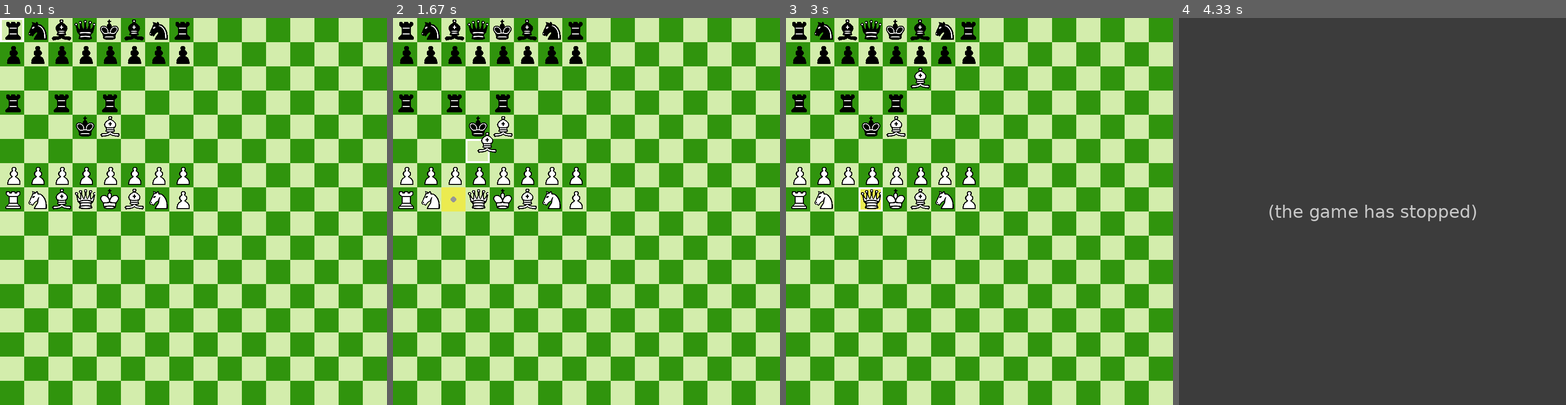
Above: before the commit, frames 1-4 (left to right).
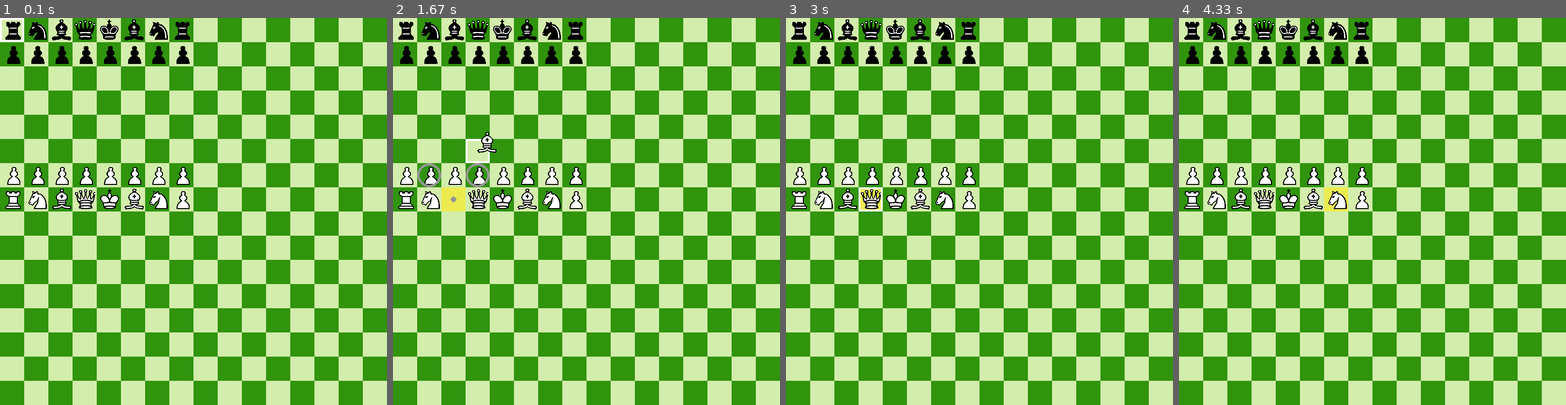
Above: after the commit, the same moments.

Repository: DanielMerlini21/Pygame
Game: pygame game, started from Chess/Main.py
Two runs of this game, one before a commit and one after it. Both use one fixed random seed, a clock stepped at 60 frames per second and the inputs below.
Inputs (mouse positions are in pixels of both pictures, inside the frame that each line leads up to):
- Up to frame 1 (0.1 s): no input
- Up to frame 2 (1.67 s): move the mouse to (571, 226) at 0.37 s; move the mouse to (466, 153) at 0.87 s; click (447, 199) at 1.22 s; press the mouse at (447, 199) at 1.53 s; move the mouse to (485, 141) at 1.63 s
- Up to frame 3 (3 s): release the mouse at (917, 83) at 1.77 s; press the mouse at (840, 199) at 1.87 s; move the mouse to (971, 199) at 1.97 s; release the mouse at (1099, 203) at 2.1 s; click (855, 161) at 2.22 s; press the mouse at (855, 161) at 2.53 s; move the mouse to (871, 219) at 2.63 s; release the mouse at (886, 281) at 2.77 s; click (867, 188) at 2.88 s
- Up to frame 4 (4.33 s): click (1287, 180) at 3.25 s; click (1333, 196) at 3.72 s; press the mouse at (1333, 196) at 4.03 s; move the mouse to (1387, 269) at 4.13 s; release the mouse at (1442, 339) at 4.27 s

The runs differ from the first frame. In frame 1, 0.7% of the frame differs, in the area x 1-31%, y 19-31%; in frame 2, 0.9%; in frame 3, 1.0%; in frame 4, 100%, in the area x 0-100%, y 0-100%.
Error before the commit: TypeError: 'NoneType' object is not iterable (Main.py line 313); the game stopped at 3.72 s (later frames are placeholders)

Commit message:
Add files via upload

Diff:
--- a/Chess/Main.py
+++ b/Chess/Main.py
@@ -1,8 +1,12 @@
+#  use a bitboard as the board
+#  https://towardsdatascience.com/dissecting-stockfish-part-1-in-depth-look-at-a-chess-engine-7fddd1d83579
+
 # imports the modules
 
 import pygame
 import os
 import copy
+from itertools import product
 
 # game settings
 
@@ -27,12 +31,15 @@
 WIDTH_IN_TILES = int(WIDTH / TILE_SIZE)
 HEIGHT_IN_TILES = int(HEIGHT / TILE_SIZE)
 
+# pieces and values
+values = {"Queen": 9, "Rook": 5, "Bishop": 3, "Knight": 3, "Pawn": 1}
+
 # variables
 board_pieces_names = [["BRook", "BKnight", "BBishop", "BQueen", "BKing", "BBishop", "BKnight", "BRook"],
                       ["BPawn", "BPawn", "BPawn", "BPawn", "BPawn", "BPawn", "BPawn", "BPawn"],
                       [" ", " ", " ", " ", " ", " ", " ", " "],
-                      ["BRook", " ", "BRook", " ", "BRook", " ", " ", " "],
-                      [" ", " ", " ", "BKing", "WBishop", " ", " ", " "],
+                      [" ", " ", " ", " ", " ", " ", " ", " "],
+                      [" ", " ", " ", " ", " ", " ", " ", " "],
                       [" ", " ", " ", " ", " ", " ", " ", " "],
                       ["WPawn", "WPawn", "WPawn", "WPawn", "WPawn", "WPawn", "WPawn", "WPawn"],
                       ["WRook", "WKnight", "WBishop", "WQueen", "WKing", "WBishop", "WKnight", "WPawn"]]
@@ -62,40 +69,82 @@
         return None, None, None
 
 
-def move_diagonal(lis, x, y, end_x):
+def move_diagonal(lis, start_x, start_y, index_x, direction="right to left", index=0):
+    print("DIAGONAL")
     free_spaces = []
     free_spaces_real = []
-    index = 0
+    captured = []
+    can_take = True
+    print(f"index {index}")
     for tile in lis:
+        print(f"tile {tile} lis {lis} free space {free_spaces} captured {captured} can take {can_take}")
+        if direction == "left to right":
+            x = start_x + index
+            y = start_y + index
+        if direction == "right to left":
+            x = start_x - index
+            y = start_y + index
+            free_spaces_real.append([x, y])
         if tile == " ":
-            free_spaces_real.append([end_x - index, y + index])
-            free_spaces.append([index, y])
-        elif free_spaces:
-            if free_spaces[0][0] <= x <= free_spaces[-1][0]:
-                break
-            else:
-                free_spaces = []
+            print("EMPTY TILE")
+            free_spaces_real.append([x, y])
+            free_spaces.append([index, start_y])
+        else:
+            try:
+                if free_spaces[0][0] <= index_x <= free_spaces[-1][0]:
+                    print("DONE")
+                    captured.append([x, y])
+                    break
+                else:
+                    raise IndexError
+            except IndexError:
+                print("RESET")
                 free_spaces_real = []
+                free_spaces = []  # set again if piece not inside
+                captured = []
+                can_take = True
+            if can_take:
+                print("TAKEN")
+                captured.append([x, y])
+                can_take = False
         index += 1
-    if [x, y] in free_spaces:
-        return free_spaces_real
+    print(f"{free_spaces_real} captured {captured}")
+    if [index_x, start_y] in free_spaces or len(free_spaces_real) == 0:
+        free_spaces_real = free_spaces_real + captured
+        return free_spaces_real, captured
 
 
 def move_vertical_horizontal(lis, x, y, direction="horizontal", index=0):
     free_spaces = []  # create list
-    print(lis)
+    captured = []
+    can_take = True
+    print(f"index {index}")
     for tile in lis:  # loops through
-        print(tile)
+        print(f"tile {tile} lis {lis} free space {free_spaces} captured {captured} can take {can_take}")
         if tile == " ":  # if empty add x and y
+            print("EMPTY TILE")
             free_spaces.append([index, y])
-            print(free_spaces)
-        elif free_spaces:  # if piece and not empty
-            if free_spaces[0][0] <= x <= free_spaces[-1][0]:  # check if its inside
-                break
-            else:
-                free_spaces = [] # set again if piece not inside
-        index += 1  # add 1 to index
+        else:  # if piece and not empty
+            try:
+                if free_spaces[0][0] <= x <= free_spaces[-1][0]:  # check if its inside
+                    captured.append([index, y])
+                    break
+                else:
+                    raise IndexError
+            except IndexError:
+                print("RESET")
+                captured = []
+                free_spaces = []  # set again if piece not inside
+                can_take = True
+            if can_take:
+                captured.append([index, y])
+                can_take = False
+        index += 1   # add 1 to index
     print(f"free spaces {free_spaces}")
+    free_spaces = free_spaces + captured
+    print(f"can capture {captured}")
+    #  free_spaces.insert(0, [free_spaces[0][0] - 1, free_spaces[0][1]])
+    #  free_spaces.append([free_spaces[-1][0] + 1, free_spaces[-1][1]])
     if not free_spaces:
         return free_spaces
     if [x, y] in free_spaces:  # check if value in free spaces
@@ -105,7 +154,8 @@
                 cor = cor[::-1]
                 free2.append(cor)
             free_spaces = free2
-        return free_spaces  # return
+        start = len(free_spaces) - len(captured)
+        return free_spaces, free_spaces[start::]  # return
 
 
 def where_piece_can_move(piece, pos, board):
@@ -113,6 +163,7 @@
     row = board[pos[1]]
     diagonal = []
     index_x = 0
+    index_x1 = 0
     # create collum
     for y in range(0, 8):
         collum.append(board[y][pos[0]])
@@ -134,35 +185,99 @@
                 break
         except IndexError:
             break
-
+    # create diagonal
+    diagonal1 = []
+    start_y1 = pos[1] - pos[0]
+    if start_y1 < 0:
+        start_y1 = 0
+    start_x1 = pos[0] - pos[1]
+    if start_x1 < 0:
+        start_x1 = 0
+    start_x_copy1 = start_x1
+    counter1 = 0
+    for y in range(start_y1, 100):
+        try:
+            diagonal1.append(board[y][start_x1])
+            if start_x1 == pos[0]:
+                index_x1 = counter1
+            start_x1 += 1
+            counter1 += 1
+            if start_x1 > 7:
+                break
+        except IndexError:
+            break
     if piece.NAME[1::] == "Rook":
-        y = move_vertical_horizontal(row, pos[0], pos[1])
-        x = move_vertical_horizontal(collum, pos[1], pos[0], "vertical")
-        return x + y
+        y, cap = move_vertical_horizontal(row, pos[0], pos[1])
+        x, cap1 = move_vertical_horizontal(collum, pos[1], pos[0], "vertical")
+        return x + y, cap + cap1
     elif piece.NAME[1::] == "Queen":
-        y = move_vertical_horizontal(row, pos[0], pos[1])
-        x = move_vertical_horizontal(collum, pos[1], pos[0], "vertical")
-        return x + y
+        # move up and down and diagonal
+        y, cap = move_vertical_horizontal(row, pos[0], pos[1])
+        x, cap1 = move_vertical_horizontal(collum, pos[1], pos[0], "vertical")
+        d1, cap2 = move_diagonal(diagonal, start_x_copy, start_y, index_x)
+        d2, cap3 = move_diagonal(diagonal1,  start_x_copy1, start_y1, index_x1, "left to right")
+        return x + y + d1 + d2, cap + cap1 + cap2 + cap3
     elif piece.NAME[1::] == "King":
-        row = row[(pos[0] - 1):(pos[0] + 2)]
-        collum = collum[(pos[1] - 1):(pos[1] + 2)]
-        y = move_vertical_horizontal(row, pos[0], pos[1], "horizontal", pos[0] - 1)  # starts at the minus pos
-        x = move_vertical_horizontal(collum, pos[1], pos[0], "vertical", pos[1] - 1)  # starts at the minus pos
-        return x + y
+        print(f"collum {collum} row {row}")
+        row = row[max(0, pos[0] - 1):min(7, pos[0] + 2)]
+        collum = collum[max(0, pos[1] - 1):min(8, pos[1] + 2)]
+        print(f"collum {collum} start {max(0, pos[1] - 1)} : end {min(8, pos[1] + 2)}")
+        diagonal = diagonal[max(0, index_x - 1):min(7, index_x + 2)]
+        diagonal1 = diagonal1[(max(0, index_x1 - 1)):min(7, index_x1 + 2)]
+        # move up and down
+        y, cap = move_vertical_horizontal(row, pos[0], pos[1], "horizontal", max(0, pos[0] - 1))  # starts at the minus pos
+        x, cap1 = move_vertical_horizontal(collum, pos[1], pos[0], "vertical", max(0, pos[1] - 1))  # starts at the minus pos
+        # move diagonal
+        d1, cap3 = move_diagonal(diagonal, start_x_copy, start_y, index_x, "right to left", max(0, index_x - 1))
+        d2, cap4 = move_diagonal(diagonal1, start_x_copy1, start_y1, index_x1, "left to right", max(0, index_x1 - 1))
+        return d1 + d2 + x + y, cap + cap1 + cap3 + cap4
+
     elif piece.NAME[1::] == "Bishop":
-        d = move_diagonal(diagonal, index_x, start_y, start_x_copy)
-        return d
+        # move diagonal
+        d1, cap1 = move_diagonal(diagonal, start_x_copy, start_y, index_x)
+        d2, cap2 = move_diagonal(diagonal1, start_x_copy1, start_y1, index_x1, "left to right")
+        return d1 + d2, cap1 + cap2
     elif piece.NAME == "WPawn":
-        # print(f"orig collum {collum} start {pos[1] - 2} end {pos[1]}")
+        # move up and down
         if pos[1] >= 6:
             collum = collum[pos[1] - 2:pos[1] + 1]  # go a bit back so add 1
             offset = 2
         else:
             collum = collum[pos[1] - 1:pos[1] + 1]  # go a bit back
             offset = 1
-        x = move_vertical_horizontal(collum, pos[1], pos[0], "vertical", pos[1] - offset)  # starts back
-        print(f"free spaces {x}")
-        return x
+        # set diagonal
+        print(f"diagonal {diagonal} diagonal 1 {diagonal1}")
+        diagonal = diagonal[max(0, index_x - 1):index_x + 1]
+        diagonal1 = diagonal1[max(0, index_x1 - 1):index_x1 + 1]
+        print(f"start {max(0, index_x1 - 1)} end {index_x1 + 1}")
+        print(f"index {index_x1}")
+        x, cap = move_vertical_horizontal(collum, pos[1], pos[0], "vertical", pos[1] - offset)  # starts back
+        d1, cap2 = move_diagonal(diagonal, start_x_copy, start_y, index_x, "right to left", index_x - 1)
+        d2, cap3 = move_diagonal(diagonal1, start_x_copy1, start_y1, index_x1, "left to right", index_x1 - 1)
+        return x + d1 + d2, cap + cap2 + cap3
+    elif piece.NAME == "BPawn":
+        # move up and down
+        if pos[1] <= 1:
+            collum = collum[pos[1]:pos[1] + 3]  # go a forwards
+        else:
+            collum = collum[pos[1]:pos[1] + 2]  # go a forwards
+        # set diagonal
+        diagonal = diagonal[index_x:index_x + 2]
+        diagonal1 = diagonal1[index_x1:index_x1 + 2]
+        x, cap = move_vertical_horizontal(collum, pos[1], pos[0], "vertical", pos[1])  # starts back
+        d1, cap2 = move_diagonal(diagonal, start_x_copy, start_y, index_x, "right to left", index_x)
+        d2, cap3 = move_diagonal(diagonal1, start_x_copy1, start_y1, index_x1, "left to right", index_x1)
+        return x + d1 + d2, cap + cap2 + cap3
+    elif piece.NAME[1::] == "Knight":
+        # knight all positions
+        x, y = pos
+        li = []
+        capture = []
+        moves = list(product([x - 1, x + 1], [y - 2, y + 2])) + list(product([x - 2, x + 2], [y - 1, y + 1]))
+        for x, y in moves:
+            if 0 <= x < 8 and 0 <= y < 8:
+                li.append([x, y])
+        return li, li
 
 
 # Classes
@@ -212,8 +327,11 @@
         self.NAME = name
         self.x = 0
         self.y = 0
-        self.id = 0
         self.pos = None
+        try:
+            self.value = values[name[1::]]
+        except KeyError:
+            self.value = 0
 
     def in_hit_box(self, x1, y1):
         pygame.draw.rect(screen, RED, (self.rect.left, self.rect.top, self.rect.width, self.rect.height))
@@ -283,6 +401,7 @@
     old_x = 0
     old_y = 0
     coordinates = [[0, 0]]
+    coordinate_captured = []
 
     # init classes
     chessboard = ChessBoard()
@@ -311,7 +430,15 @@
             pygame.draw.rect(screen, YELLOW, (old_x * TILE_SIZE, old_y * TILE_SIZE, TILE_SIZE, TILE_SIZE))
             # draw dots
             for coordinate in coordinates:
-                pygame.draw.circle(screen, GRAY, tiles_to_pixels((coordinate[0], coordinate[1])), TILE_SIZE / 8)
+                flag = True
+                for cor in coordinate_captured:
+                    if coordinate == cor:
+                        pygame.draw.circle(screen, GRAY, tiles_to_pixels((cor[0], cor[1])), TILE_SIZE / 2,
+                                           int(TILE_SIZE / 10))
+                        flag = False
+                if flag:
+                    pygame.draw.circle(screen, GRAY, tiles_to_pixels((coordinate[0], coordinate[1])), TILE_SIZE / 8)
+
             # draw yellow square
             selected_piece.rect.center = pygame.mouse.get_pos()
             screen.blit(selected_piece.image, (selected_piece.rect.left, selected_piece.rect.top))
@@ -330,13 +457,20 @@
                     old_y = y
                     selected_piece = board_pieces_class[y][x]
                     board_pieces_names[y][x] = " "
-                    coordinates = where_piece_can_move(selected_piece, (old_x, old_y), board_pieces_names)
+                    coordinates, coordinate_captured = where_piece_can_move(selected_piece, (old_x, old_y)
+                                                                            , board_pieces_names)
             if event.type == pygame.MOUSEBUTTONUP:
                 if hold is True:
-                    board_pieces_names[y][x] = selected_piece.NAME
-                    new_x = x
-                    new_y = y
-                    hold = False
+                    if [x, y] in coordinates:
+                        board_pieces_names[y][x] = selected_piece.NAME
+                        new_x = x
+                        new_y = y
+                        hold = False
+                    else:
+                        hold = False
+                        board_pieces_names[old_y][old_x] = selected_piece.NAME
+                        new_x = old_x
+                        new_y = old_y
         # updating
         pygame.display.update()
 
--- a/Chess/Test.py
+++ b/Chess/Test.py
@@ -26,9 +26,26 @@
     rect = (BOARD_POS[0] + x * TILESIZE, BOARD_POS[1] + y * TILESIZE, TILESIZE, TILESIZE)
     pygame.draw.rect(screen, (255, 0, 0, 50), rect, 2)
 """
+"""
+from itertools import product
 
+print(product())
+
+def knight_moves(position):
+    x, y = position
+    li = []
+    moves = list(product([x-1, x+1],[y-2, y+2])) + list(product([x-2,x+2],[y-1,y+1]))
+    print(f"a {x-1, x+1} b {y-2, y + 2} a1 {x - 2 , x + 2} b1 {y - 1, y + 1}")
+    print(f"product1 {list(product([x-1, x+1],[y-2, y+2]))} product2 {list(product([x-2,x+2],[y-1,y+1]))}")
+    for x, y in moves:
+        if 0 <= x < 8 and 0 <= y < 8:
+            li.append([x, y])
+    return li
+
+print(knight_moves((2, 2)))
 #print(11//5)
 #print((1,2)[0])
+"""
 """
 #a = [2, 3, 4]
 
@@ -89,8 +106,16 @@
 #a = []
 #for x in a:
 #    print("whats up")
-
+"""
 a = []
 a[0]
 if a[0] < 1 < a[-1]:
     print("WHAT")
+"""
+
+a = []
+b = [[4, 6]]
+d = b
+c = d
+print(c)
+a,b = c
